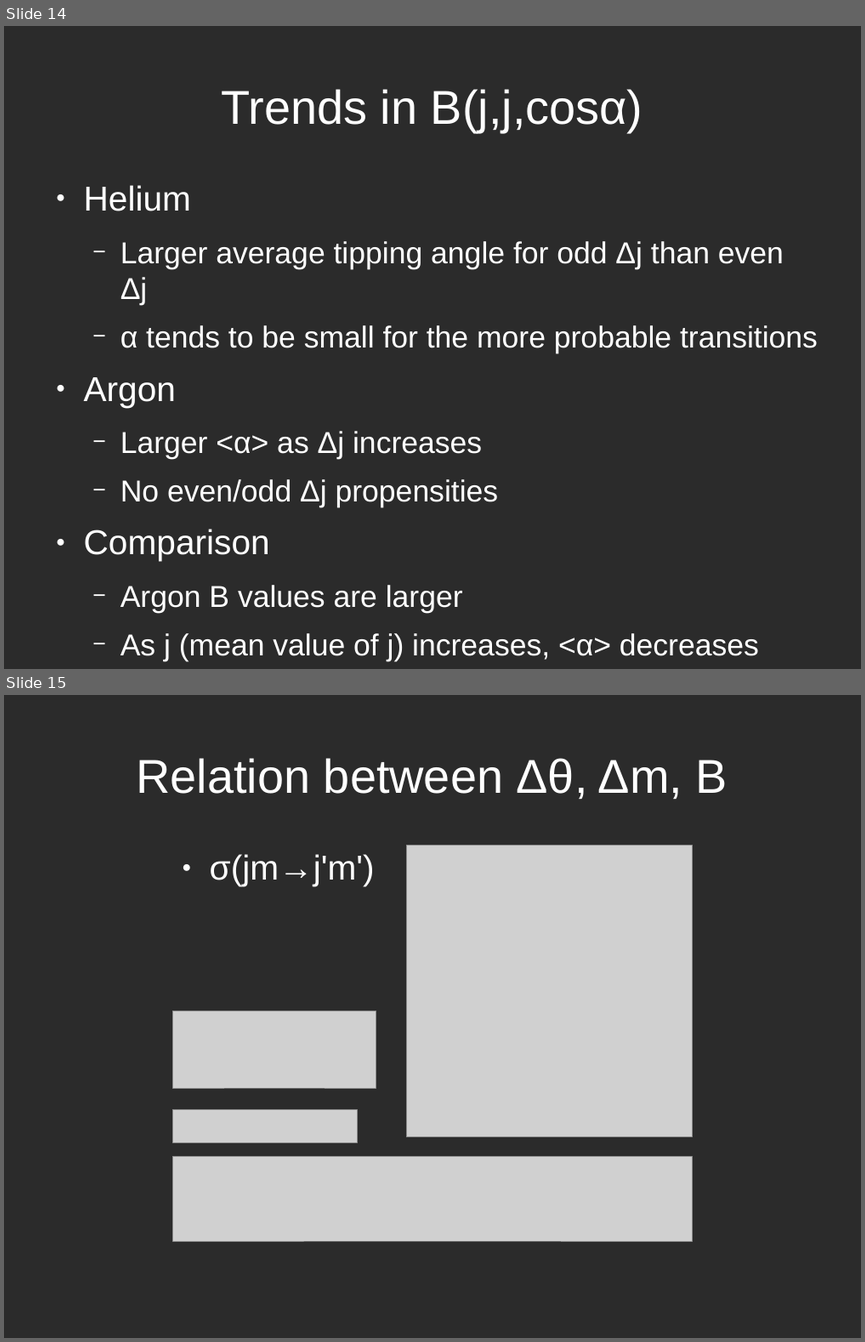
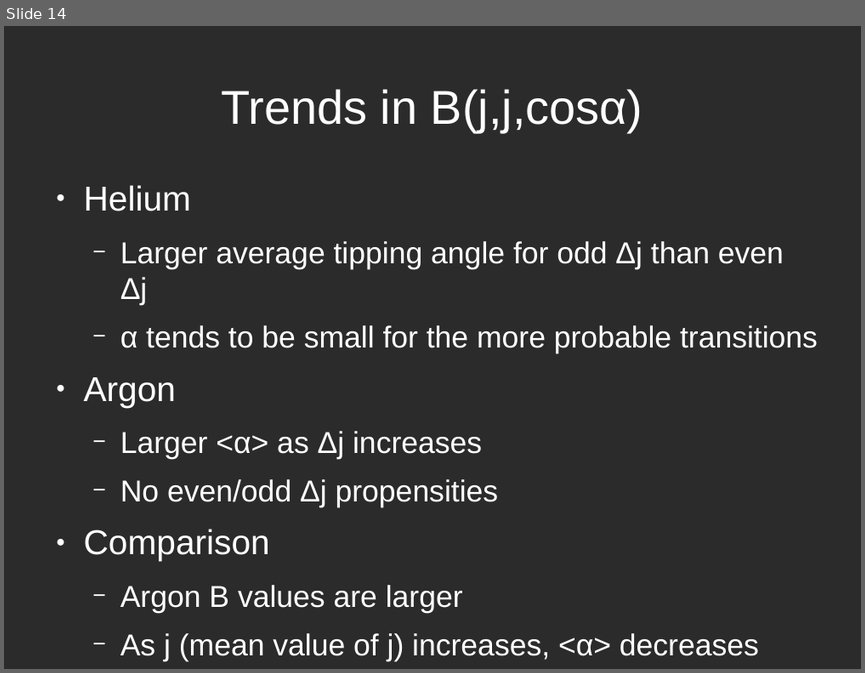
Before and after one commit to atowneND/HeNaK_Collisions, a slide deck: Presentation.odp. Shown one above the other, each under a label of ours: slides 14 and 15 before the commit, slide 14 after it. The pictures are 865x1342 and 865x673 pixels, drawn with LibreOffice and Linux fonts; fonts in the diff are those of the drawing; grey boxes stand for pictures; background and template pictures are left out; a plain dark background stands for a picture behind light text. Boxes give left, top, right and bottom in pixels: in the first picture for what was removed or moved away, otherwise in the second. Text is boxed around its words. In the diff, an @@ line names an element or a change of style, - is before the commit and + after.

```diff
--- a/Presentation.odp
+++ b/Presentation.odp
@@ slide 15 removed at (4, 695, 861, 1338), background picture (left out) @@
@@ title removed at (137, 758, 727, 799) @@
-Relation between Δθ, Δm, B
@@ group removed at (172, 845, 692, 1242): 4 pictures @@
@@ text removed at (210, 854, 375, 886) @@
-● σ(jm→j'm')
```
Also in this commit, not shown: 3 slides changed, 2 other files.
